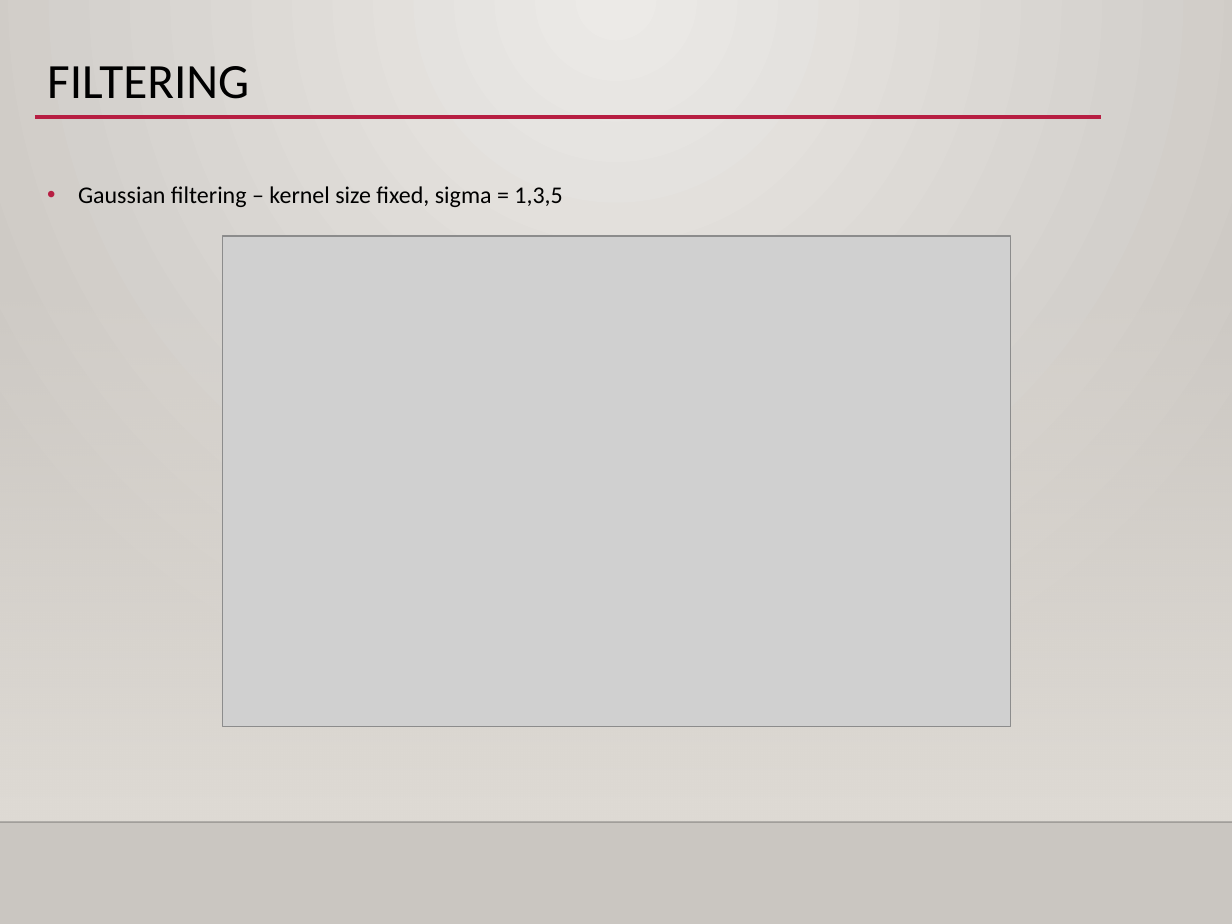
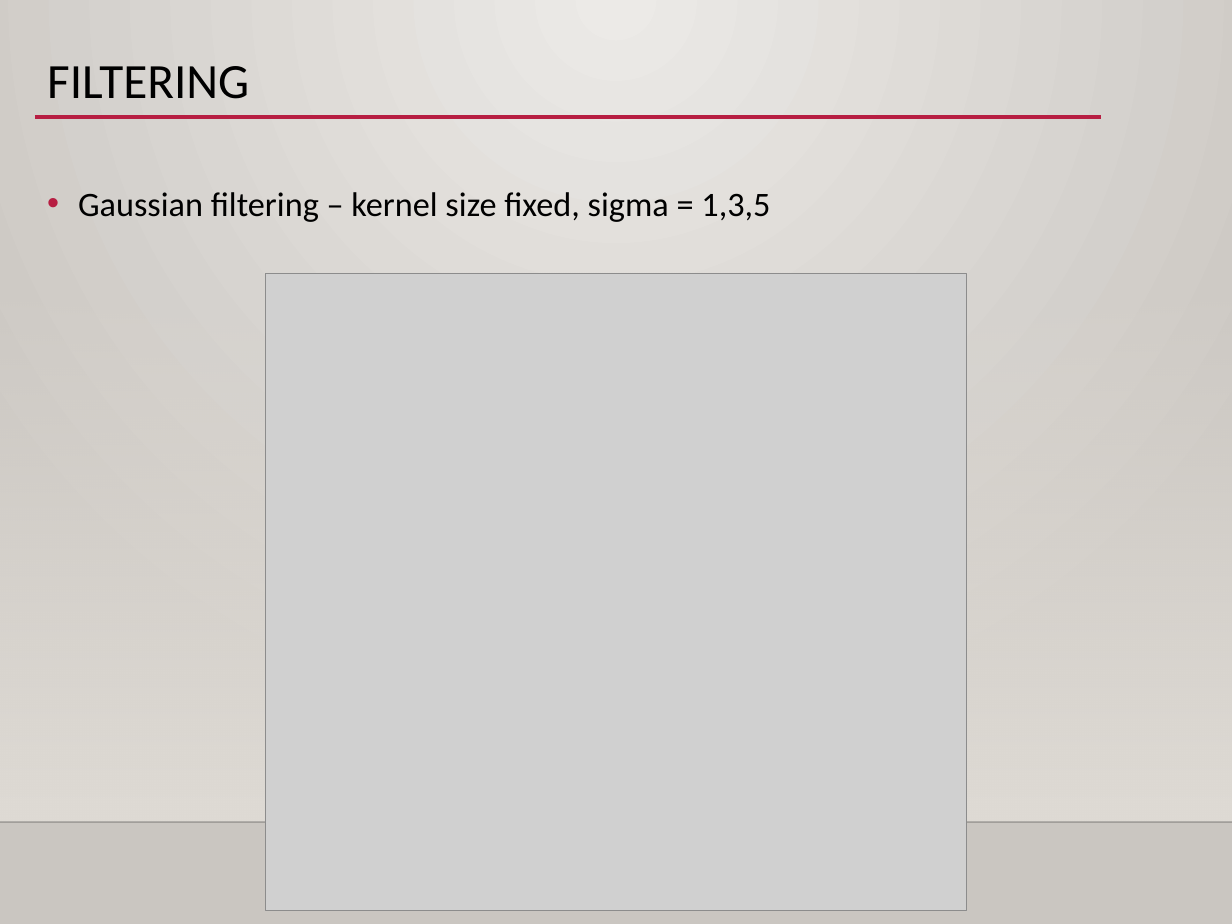
Before and after one commit to jelee2498/SDS, a slide deck: slide 6 of Day1/ex1-4_filters/ex1-4_filters.pptx (slide 5 before the commit). Drawn at 1232x924 pixels with LibreOffice and Linux fonts; fonts in the diff are those of the drawing; grey boxes stand for pictures; background and template pictures are left out. Boxes give left, top, right and bottom in pixels: in the first picture for what was removed or moved away, otherwise in the second. Text is boxed around its words. In the diff, an @@ line names an element or a change of style, - is before the commit and + after.

```diff
--- a/Day1/ex1-4_filters/ex1-4_filters.pptx
+++ b/Day1/ex1-4_filters/ex1-4_filters.pptx
@@ text "Gaussian filtering – kernel size ..." at (78,192,770,222): size 14 to 20 pt @@
@@ picture: place and size @@
-picture at (223,237,1011,727)
+picture at (266,274,967,910)
```
Also in this commit, not shown: 7 other slides changed, 9 slides added, 7 slides removed, 13 other files.
